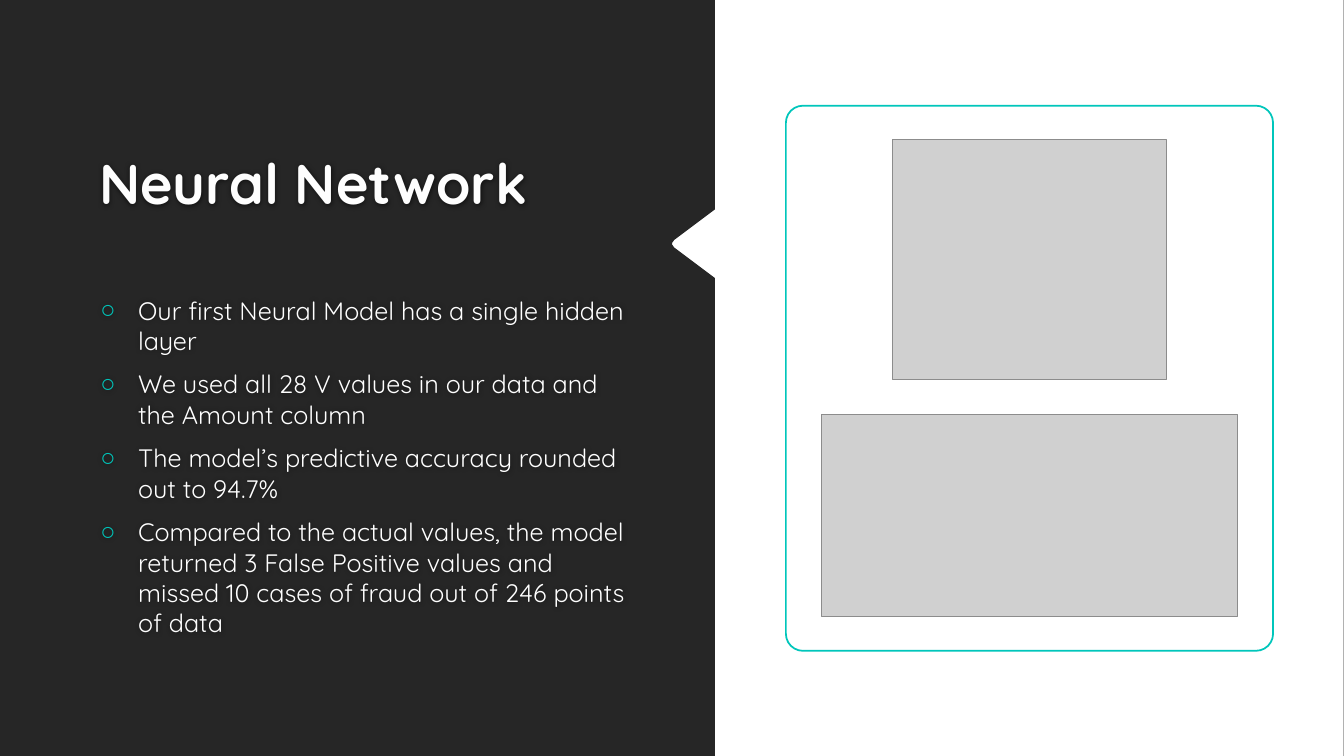
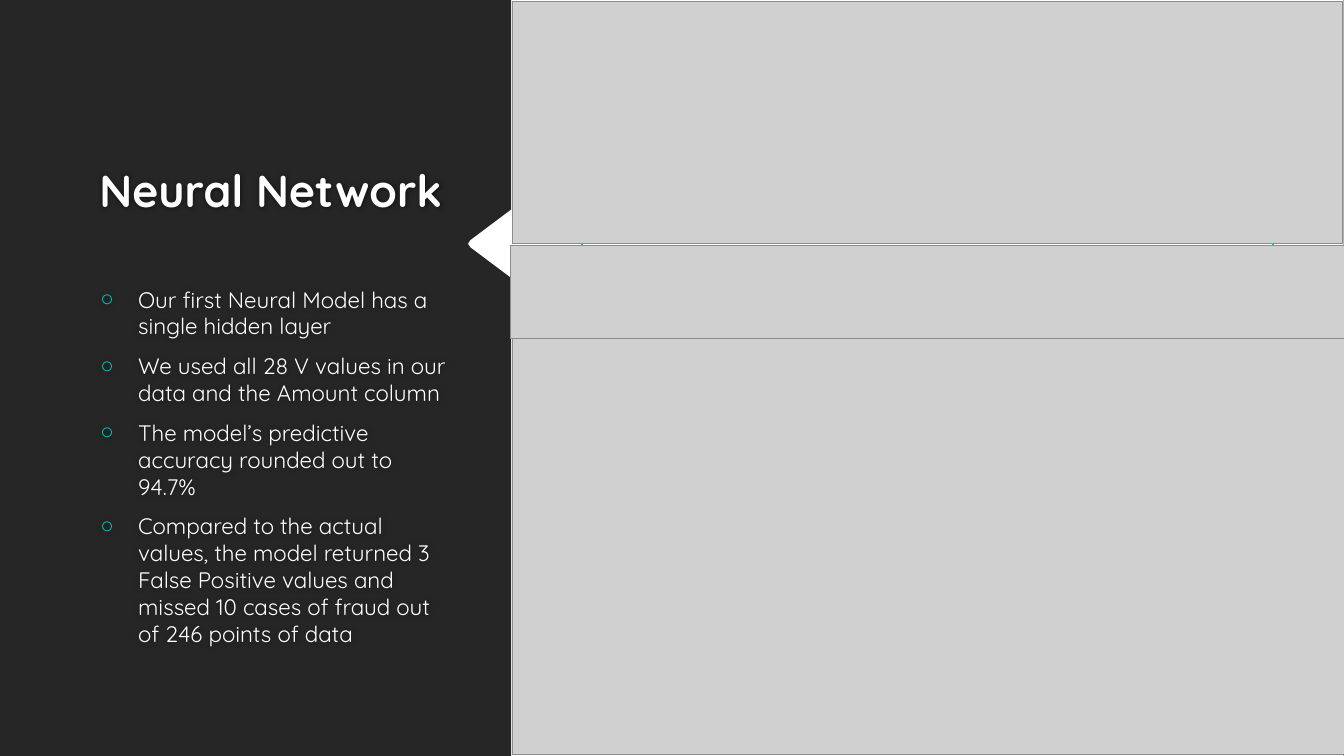
Before and after one commit to Sal-r/Credit-Card-Fraud, a slide deck: slide 8 of Credit_Card_Fraud_Presentation.pptx (slide 9 before the commit). Drawn at 1344x756 pixels with LibreOffice and Linux fonts; fonts in the diff are those of the drawing; grey boxes stand for pictures; background and template pictures are left out. Boxes give left, top, right and bottom in pixels: in the first picture for what was removed or moved away, otherwise in the second. Text is boxed around its words. In the diff, an @@ line names an element or a change of style, - is before the commit and + after.

```diff
--- a/Credit_Card_Fraud_Presentation.pptx
+++ b/Credit_Card_Fraud_Presentation.pptx
@@ freeform shape: place and size @@
-freeform shape at (0,0,715,756)
+freeform shape at (0,0,511,756)
@@ picture added at (512,1,1342,244) @@
@@ title "Neural Network" at (99,174,442,208): size 40 to 32 pt @@
@@ rounded rectangle: place and size @@
-rounded rectangle at (786,106,1273,651)
+rounded rectangle at (582,106,1273,651)
@@ picture removed at (892,140,1167,380) @@
@@ text "Our first Neural Model has ..." at (138,291,446,647): size 18 to 16 pt @@
@@ picture added at (511,245,1344,339) @@
@@ picture added at (513,339,1344,754) @@
@@ picture removed at (822,414,1238,616) @@
```
Also in this commit, not shown: 5 other slides changed, 1 slide removed, 9 other files.
